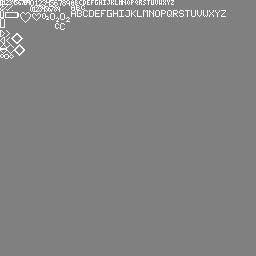
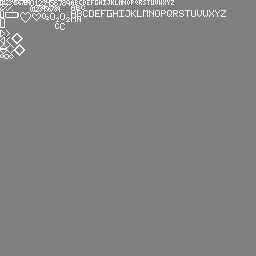
Two versions of the same layered image (256 x 256). Layer-by-layer changes:
painted on "Layer" over left=71, top=17, right=81, bottom=22
